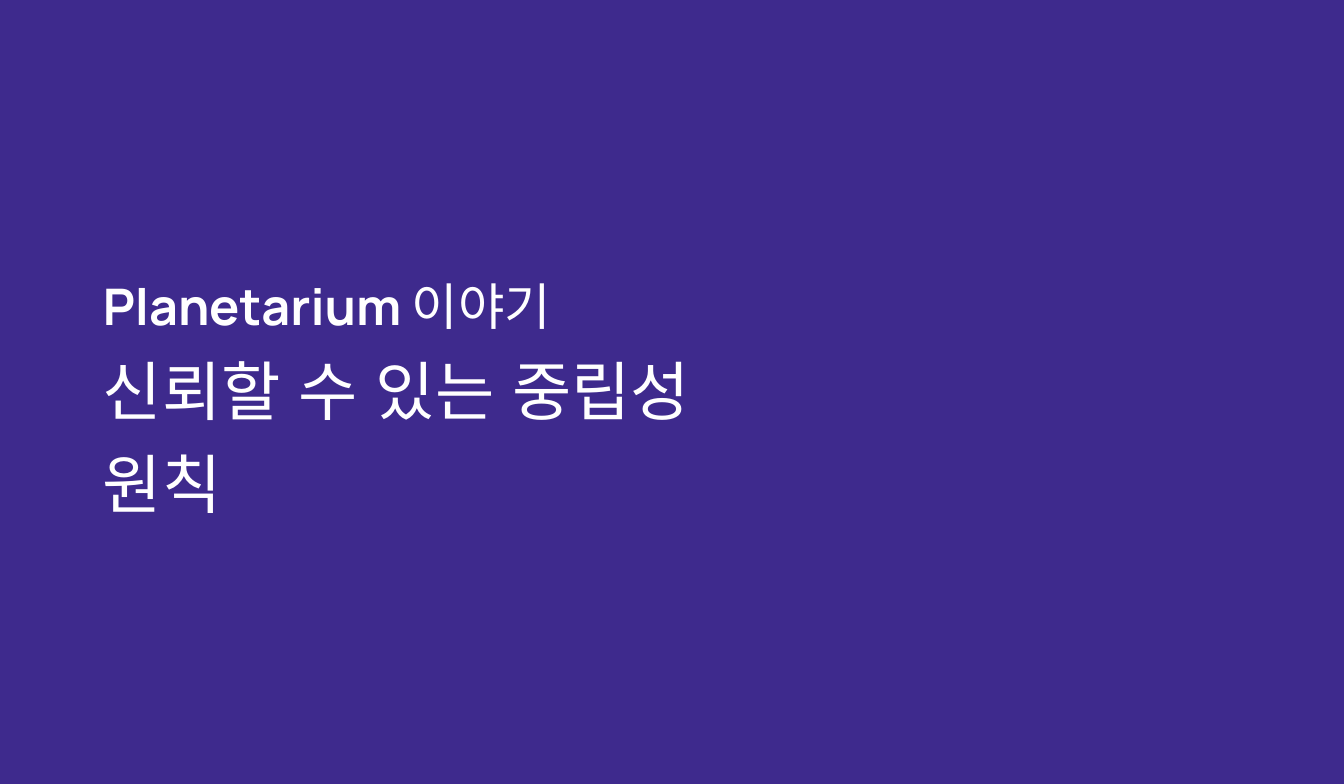
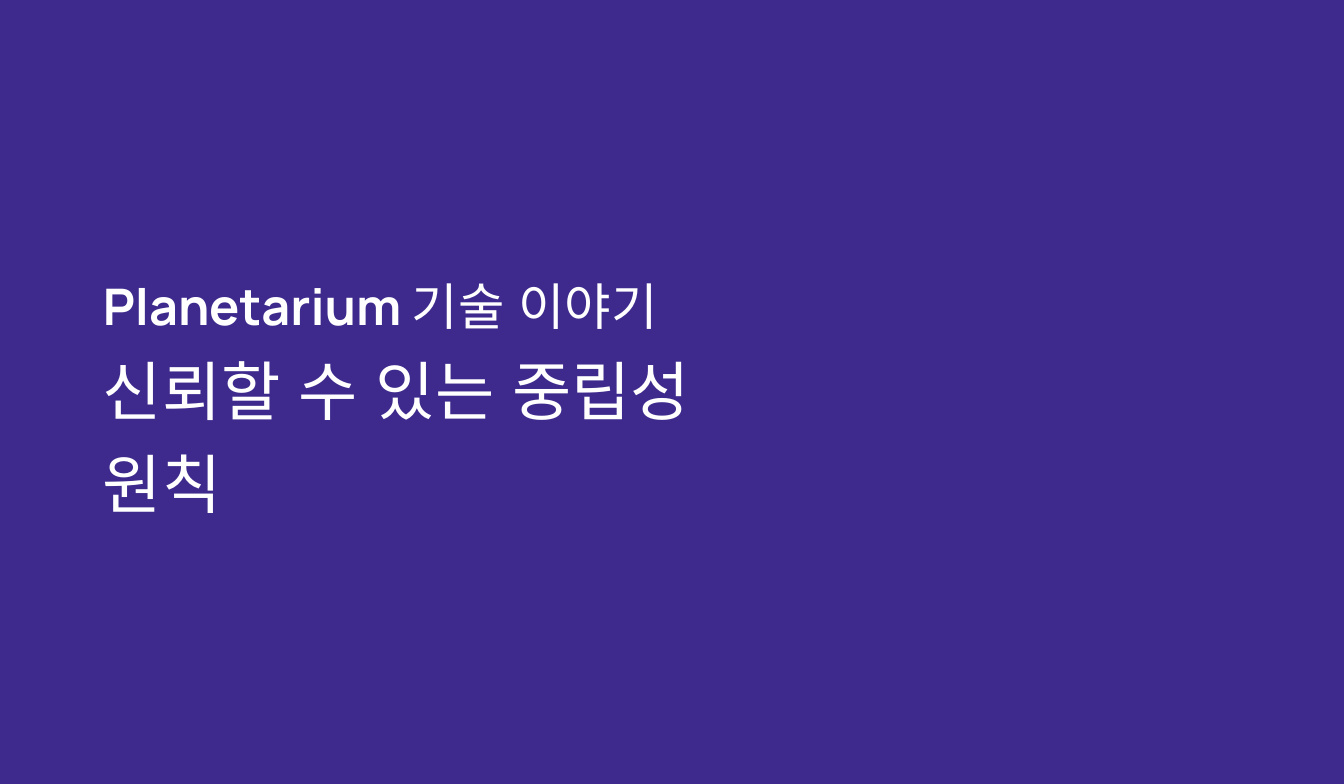
Before and after one commit to planetarium/snack.planetarium.dev, a slide deck: slide 1 of og_template.pptx. Drawn at 1344x784 pixels with LibreOffice and Linux fonts; fonts in the diff are those of the drawing. Boxes give left, top, right and bottom in pixels: in the first picture for what was removed or moved away, otherwise in the second. Text is boxed around its words. In the diff, an @@ line names an element or a change of style, - is before the commit and + after.

```diff
--- a/og_template.pptx
+++ b/og_template.pptx
@@ text at (103,283,657,329): text changed @@
-Planetarium 이야기
+Planetarium 기술 이야기
```
